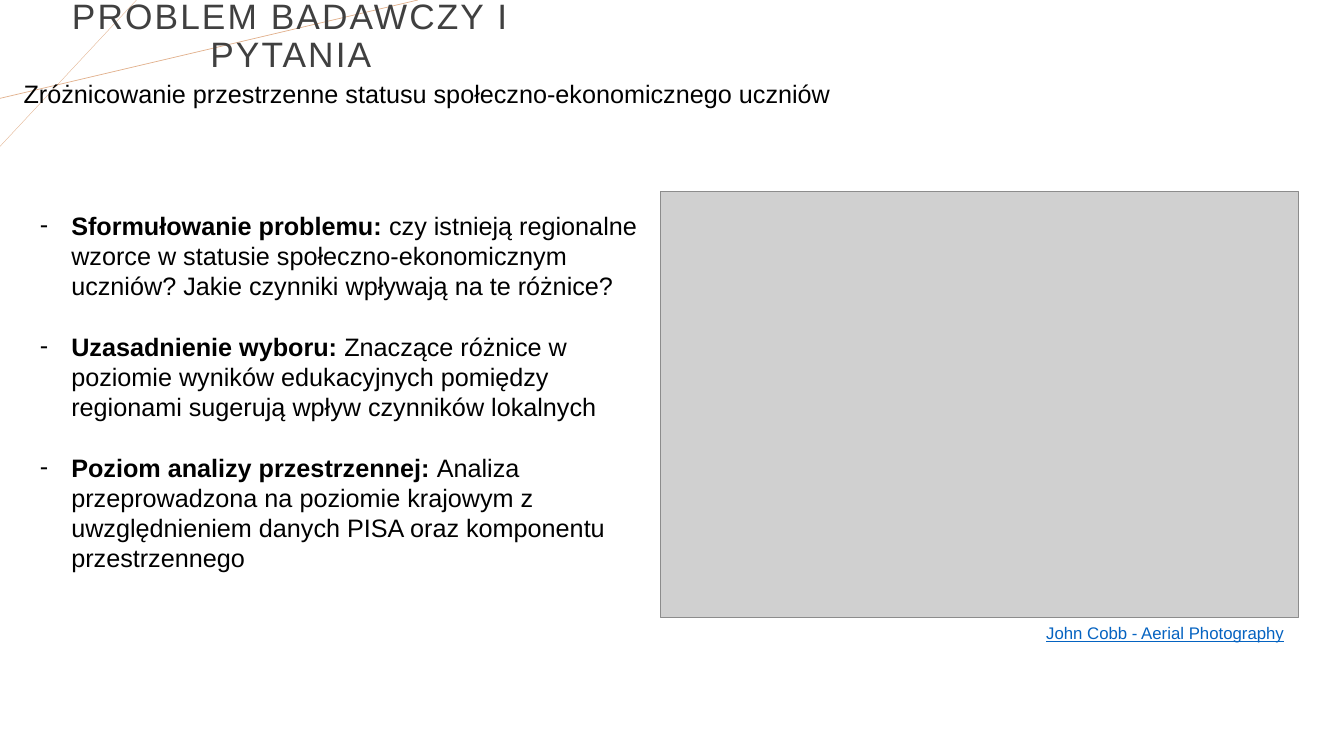
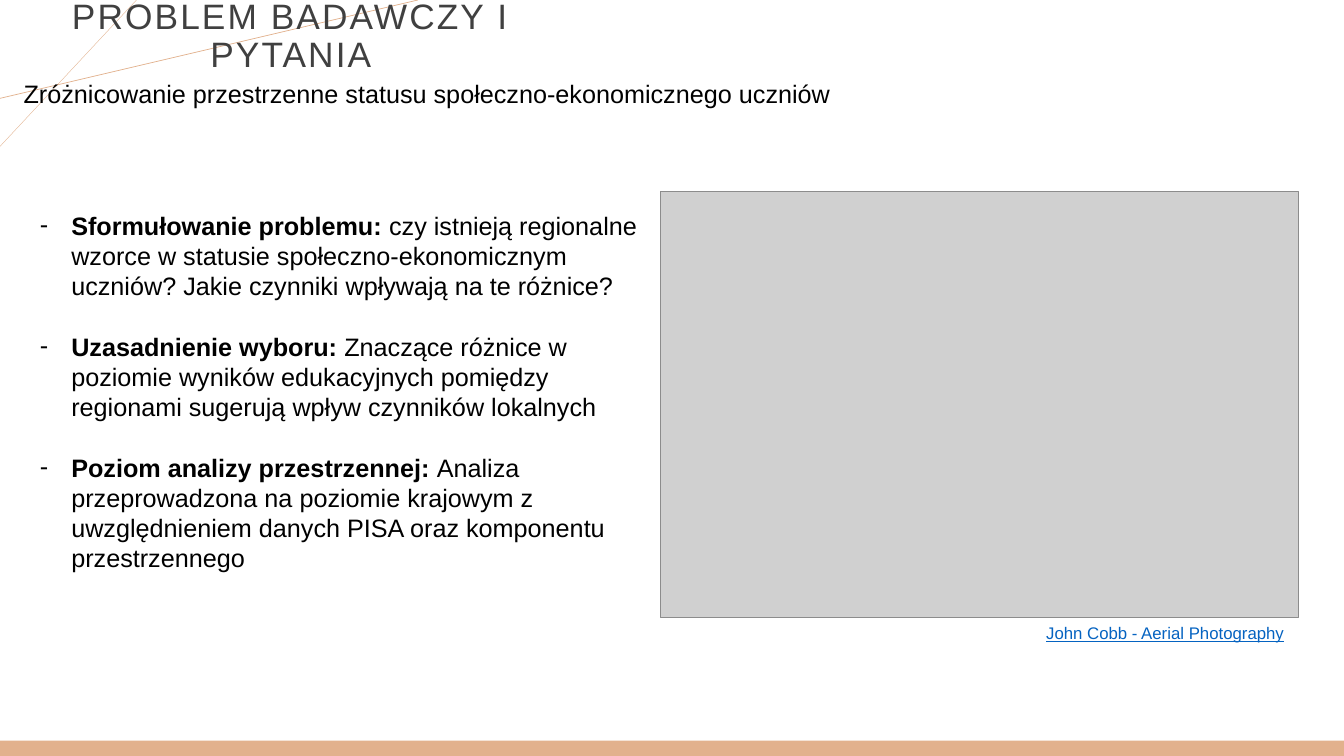
Before and after one commit to iZabela0001/Ekonometria-Przestrzenna, a slide deck: slide 4 of Ekonometria przestrzenna.pptx. Drawn at 1344x756 pixels with LibreOffice and Linux fonts; fonts in the diff are those of the drawing; grey boxes stand for pictures. Boxes give left, top, right and bottom in pixels: in the first picture for what was removed or moved away, otherwise in the second. Text is boxed around its words. In the diff, an @@ line names an element or a change of style, - is before the commit and + after.

```diff
--- a/Ekonometria przestrzenna.pptx
+++ b/Ekonometria przestrzenna.pptx
@@ rectangle added at [0, 741, 1344, 756], fill #E2B18D @@
```
Also in this commit, not shown: 3 other slides changed, 8 slides added.
